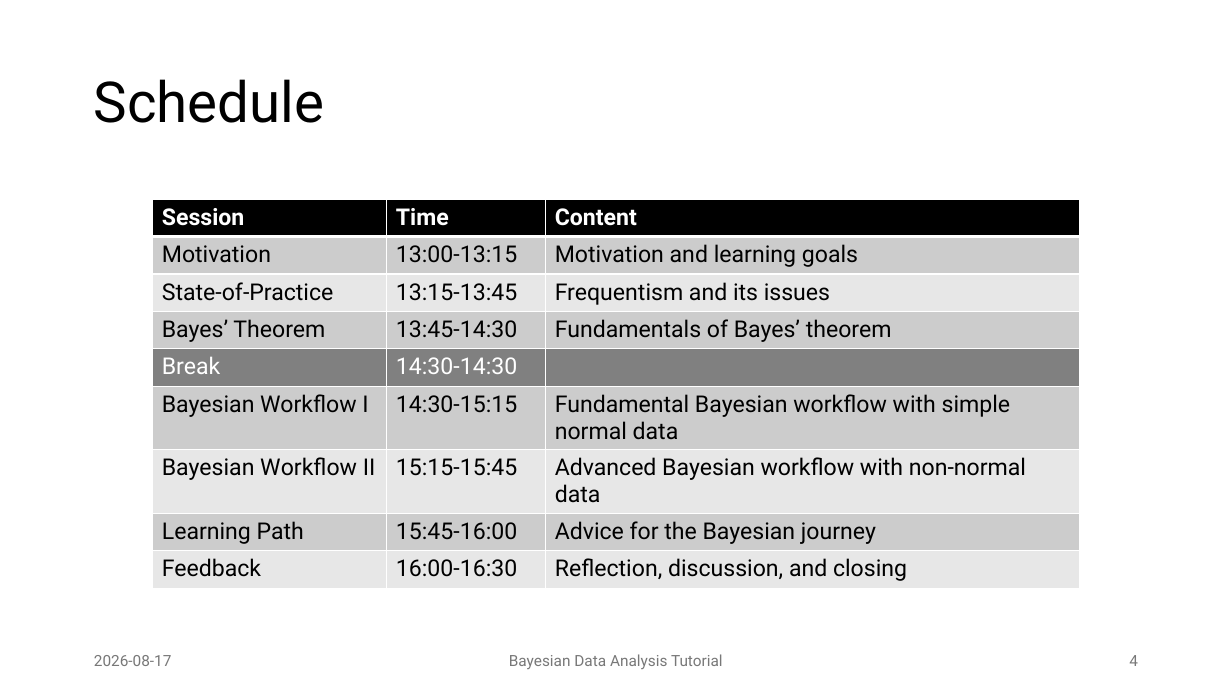
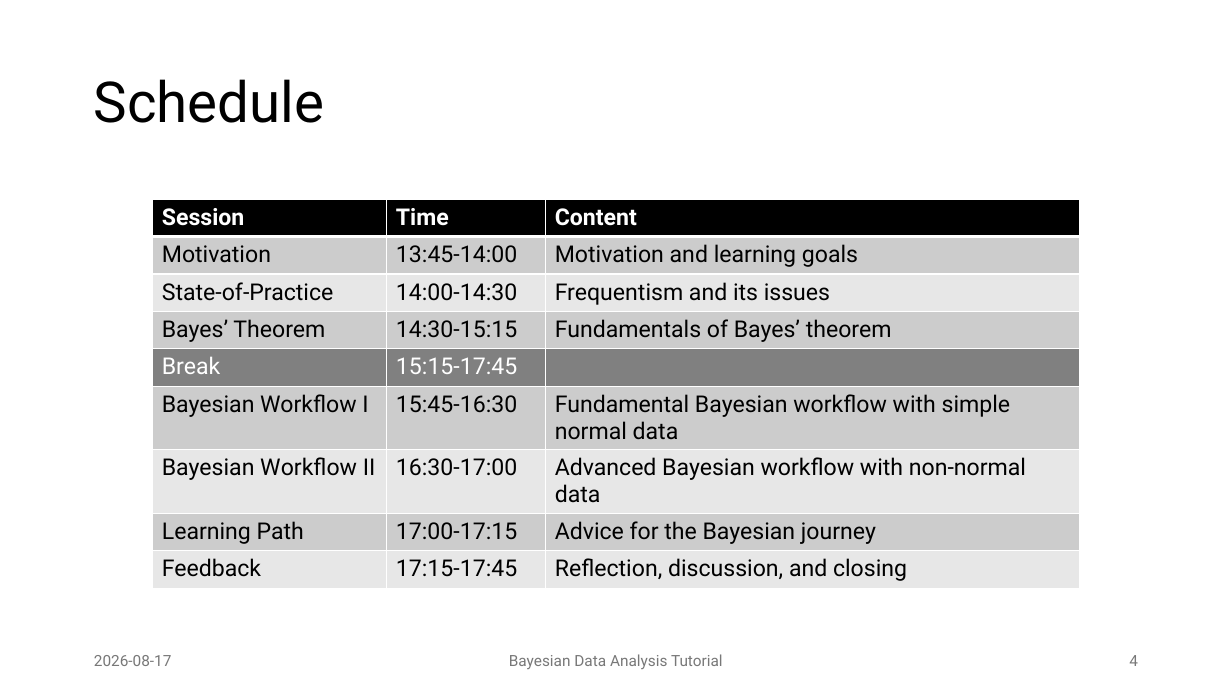
Before and after one commit to JulianFrattini/bda-intro, a slide deck: slide 4 of slides/presentations/2026-08-17-tutorial-reconf.pptx. Drawn at 1232x693 pixels with LibreOffice and Linux fonts; fonts in the diff are those of the drawing; background and template pictures are left out. Boxes give left, top, right and bottom in pixels: in the first picture for what was removed or moved away, otherwise in the second. Text is boxed around its words. In the diff, an @@ line names an element or a change of style, - is before the commit and + after.

```diff
--- a/slides/presentations/2026-08-17-tutorial-reconf.pptx
+++ b/slides/presentations/2026-08-17-tutorial-reconf.pptx
@@ table at box(152, 199, 1080, 585) @@
-row 2, column 2: 13:00-13:15
+row 2, column 2: 13:45-14:00
-row 3, column 2: 13:15-13:45
+row 3, column 2: 14:00-14:30
-row 4, column 2: 13:45-14:30
+row 4, column 2: 14:30-15:15
-row 5, column 2: 14:30-14:30
+row 5, column 2: 15:15-17:45
-row 6, column 2: 14:30-15:15
+row 6, column 2: 15:45-16:30
-row 7, column 2: 15:15-15:45
+row 7, column 2: 16:30-17:00
-row 8, column 2: 15:45-16:00
+row 8, column 2: 17:00-17:15
-row 9, column 2: 16:00-16:30
+row 9, column 2: 17:15-17:45
```
Also in this commit, not shown: 13 other slides changed, 9 slides added.
